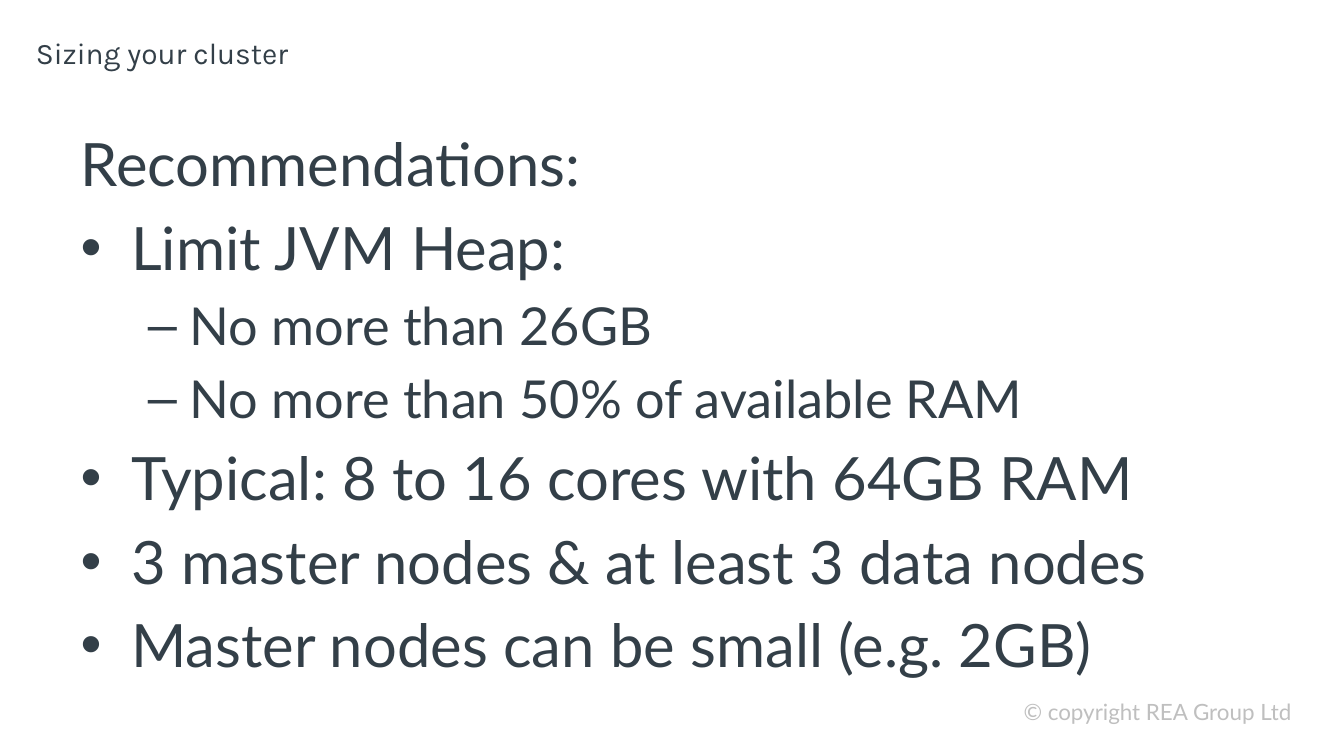
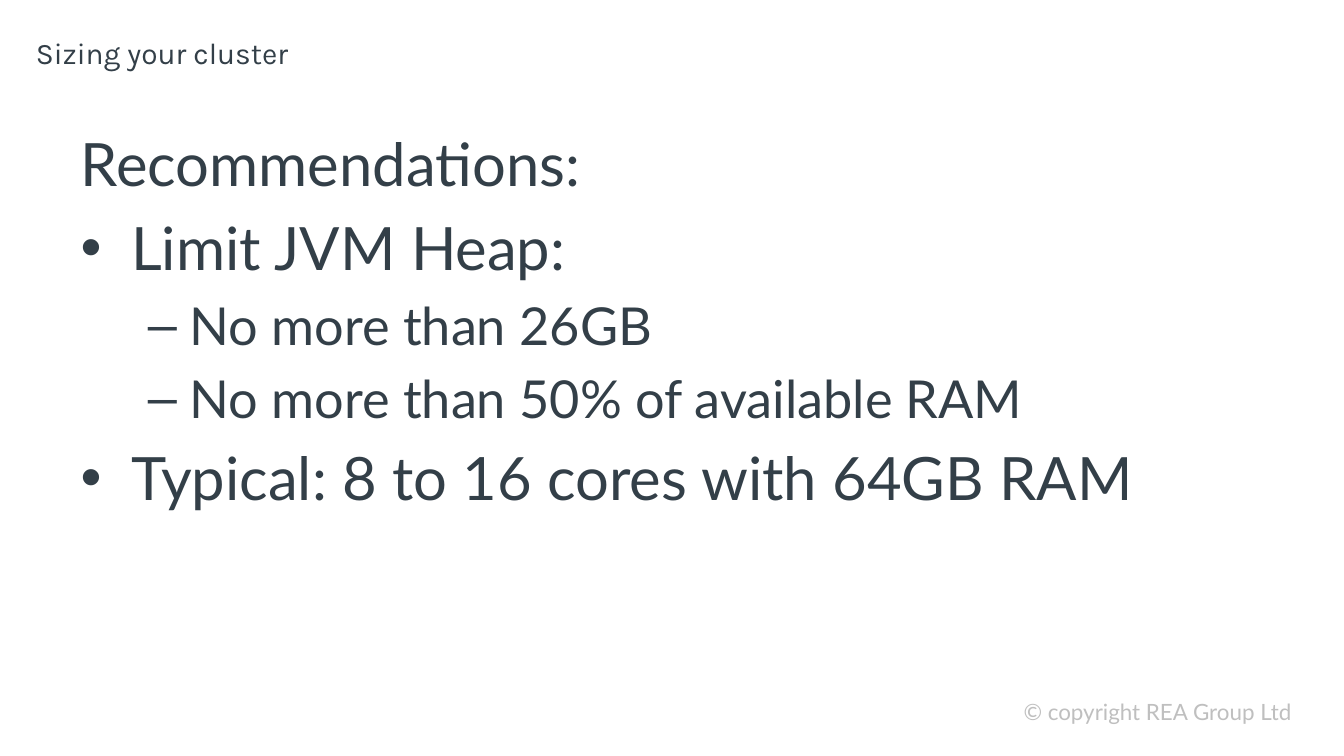
Before and after one commit to davidbkemp/advanced-elasticsearch-training, a slide deck: slide 19 of ElasticsearchOps.pptx (slide 14 before the commit). Drawn at 1344x756 pixels with LibreOffice and Linux fonts; fonts in the diff are those of the drawing; background and template pictures are left out. Boxes give left, top, right and bottom in pixels: in the first picture for what was removed or moved away, otherwise in the second. Text is boxed around its words. In the diff, an @@ line names an element or a change of style, - is before the commit and + after.

```diff
--- a/ElasticsearchOps.pptx
+++ b/ElasticsearchOps.pptx
@@ text at (131,540,1147,678): paragraphs removed @@
-• 3 master nodes & at least 3 data nodes
-• Master nodes can be small (e.g. 2GB)
```
Also in this commit, not shown: 3 other slides changed, 1 slide added.
